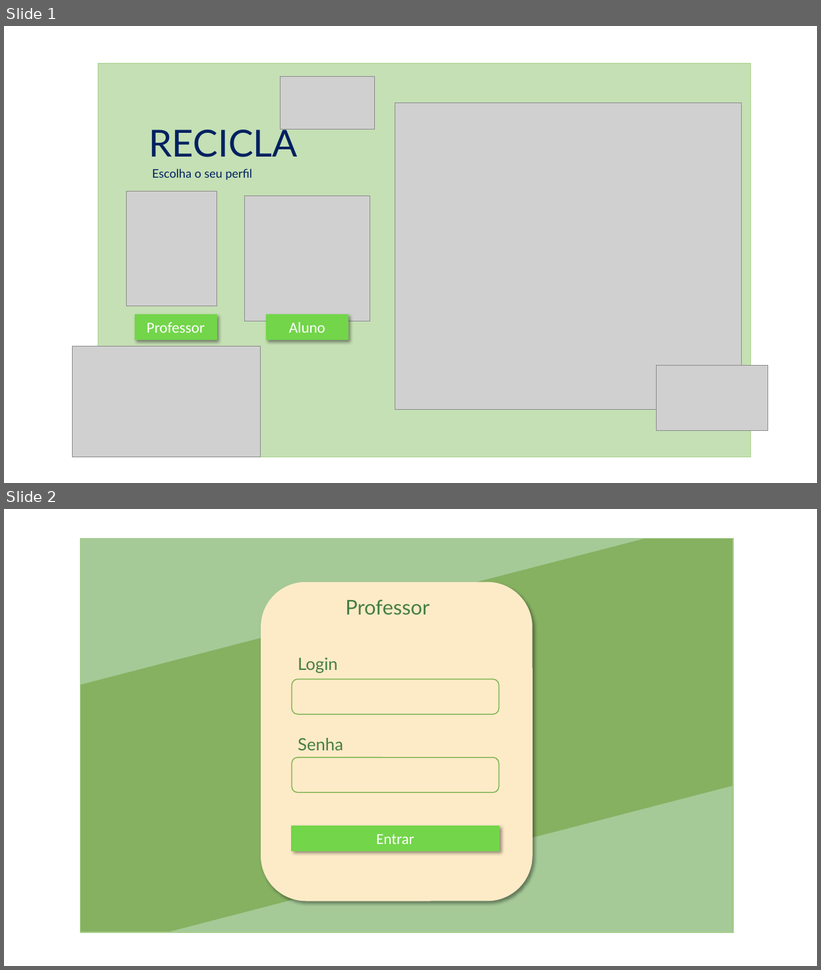
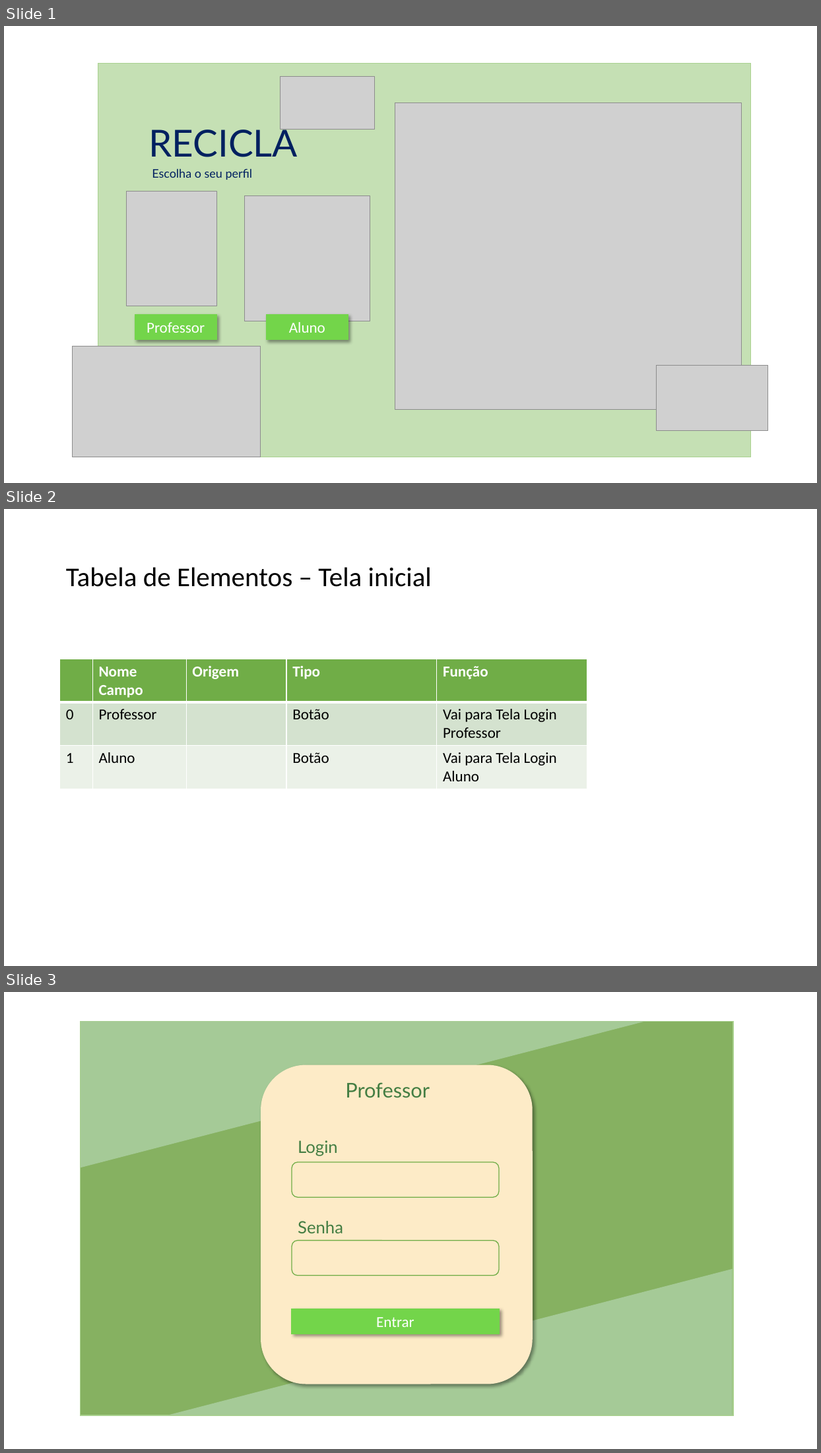
Before and after one commit to NathanReis/FTT-Recicla, a slide deck: DocumentacaoProjeto/Protótipo_Visual.pptx. Shown one above the other, each under a label of ours: slides 1 and 2 before the commit, slides 1, 2 and 3 after it. The pictures are 821x970 and 821x1453 pixels, drawn with LibreOffice and Linux fonts; fonts in the diff are those of the drawing; grey boxes stand for pictures. Boxes give left, top, right and bottom in pixels: in the first picture for what was removed or moved away, otherwise in the second. Text is boxed around its words. In the diff, an @@ line names an element or a change of style, - is before the commit and + after.

Commit message:
Adicionando a tela de acesso a tela do aluno e criando as tabela de elementos das telas

```diff
--- a/DocumentacaoProjeto/Protótipo_Visual.pptx
+++ b/DocumentacaoProjeto/Protótipo_Visual.pptx
@@ slide 2 added at box(4, 509, 817, 966), background #FFFFFF @@
@@ title added at box(66, 567, 432, 587), 32 pt, text #000000 @@
+Tabela de Elementos – Tela inicial
@@ table added at box(60, 659, 587, 787), 3 rows, 5 columns @@
+ | Nome Campo | Origem | Tipo | Função
+0 | Professor |  | Botão | Vai para Tela Login Professor
+1 | Aluno |  | Botão | Vai para Tela Login Aluno
@@ what was slide 2 is now slide 3 @@
```
Also in this commit, not shown: 3 slides changed, 18 other slides added, 1 other file.
